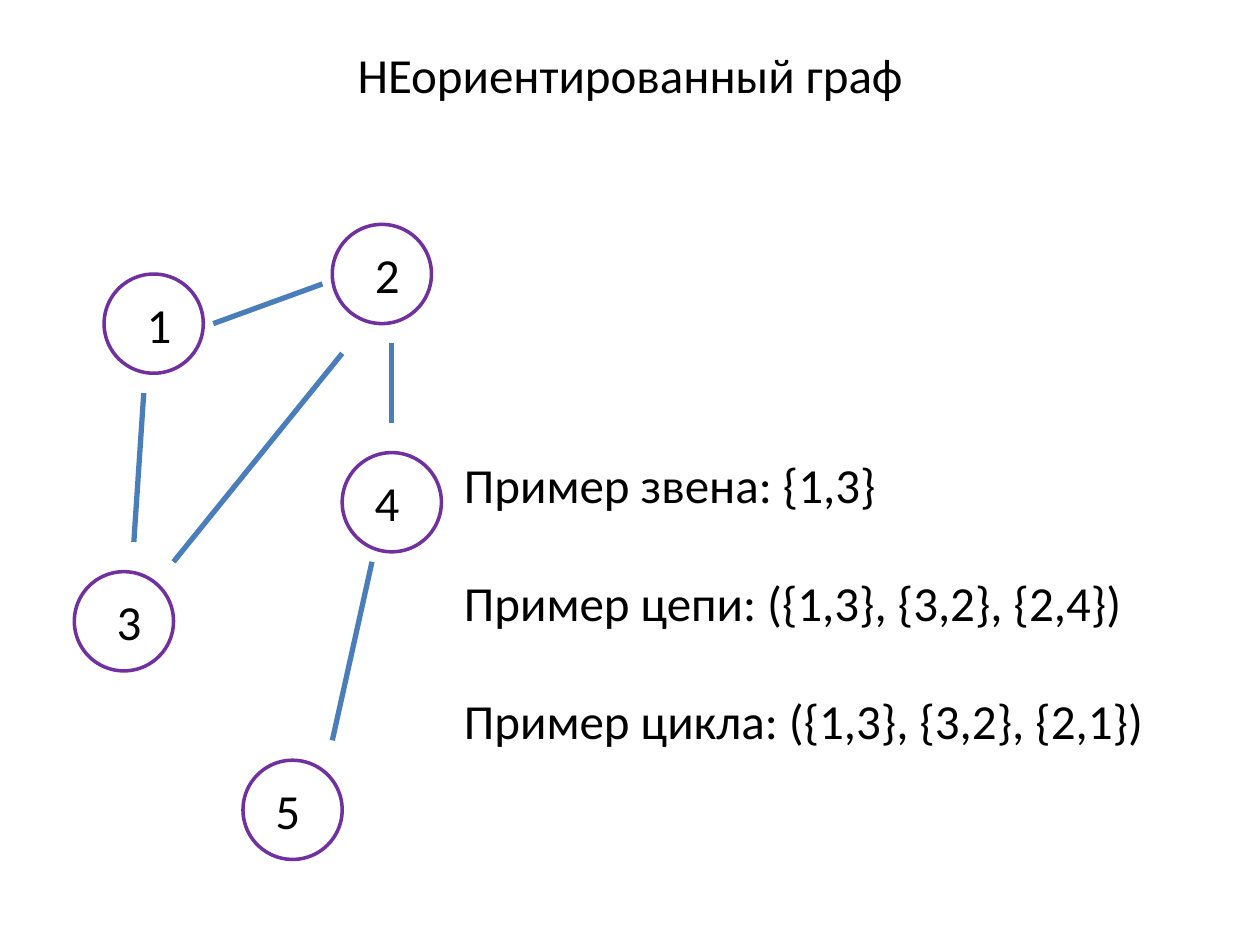
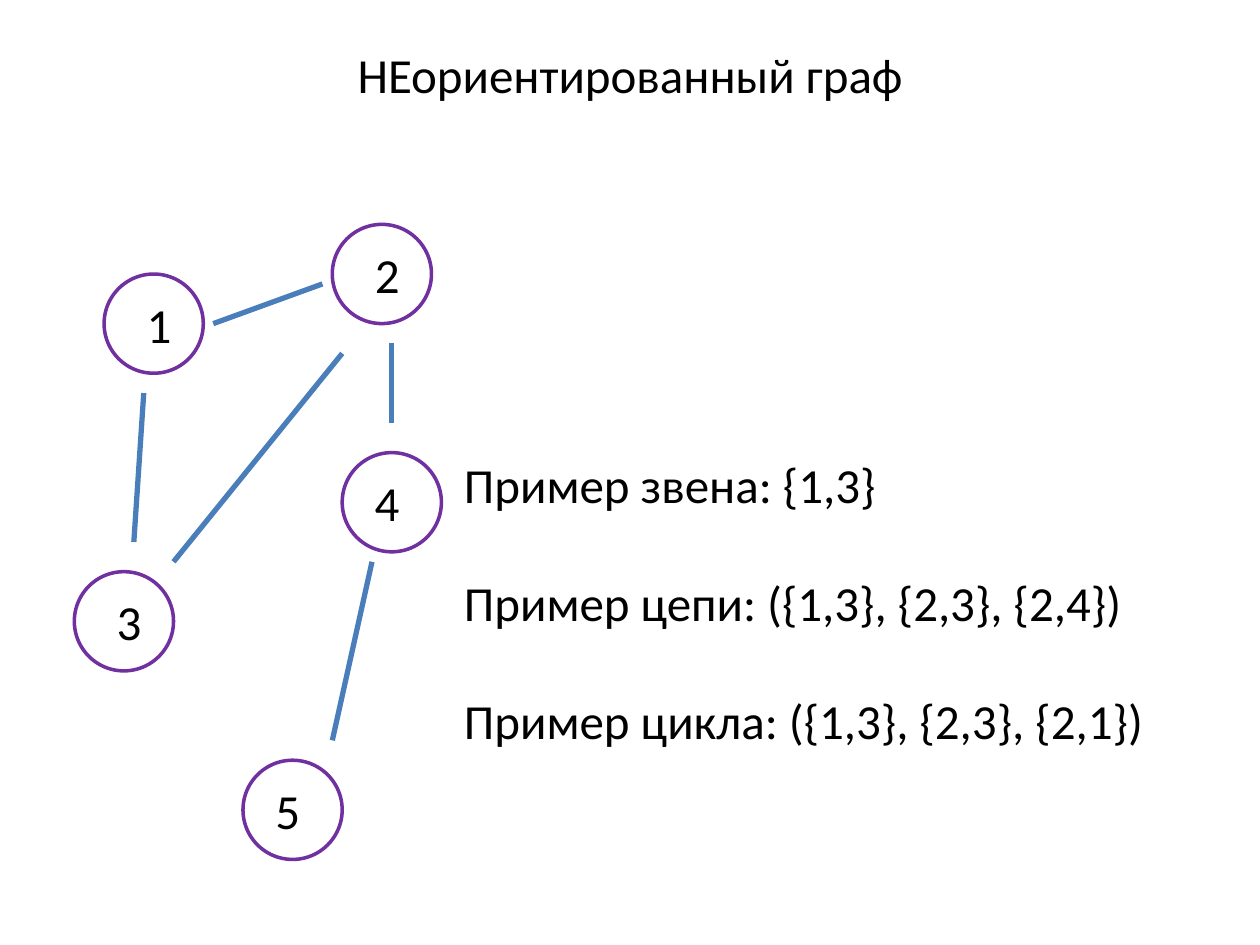
Before and after one commit to SteinbergOB/ANG, a slide deck: slide 34 of Презентации/Лекция 0.pptx (slide 36 before the commit). Drawn at 1260x945 pixels with LibreOffice and Linux fonts; fonts in the diff are those of the drawing. Boxes give left, top, right and bottom in pixels: in the first picture for what was removed or moved away, otherwise in the second. Text is boxed around its words. In the diff, an @@ line names an element or a change of style, - is before the commit and + after.

```diff
--- a/Презентации/Лекция 0.pptx
+++ b/Презентации/Лекция 0.pptx
@@ text at [464, 585, 1142, 747]: text changed @@
-Пример цепи: ({1,3}, {3,2}, {2,4})
-Пример цикла: ({1,3}, {3,2}, {2,1})
+Пример цепи: ({1,3}, {2,3}, {2,4})
+Пример цикла: ({1,3}, {2,3}, {2,1})
```
Also in this commit, not shown: 19 other slides changed, 2 slides removed.
